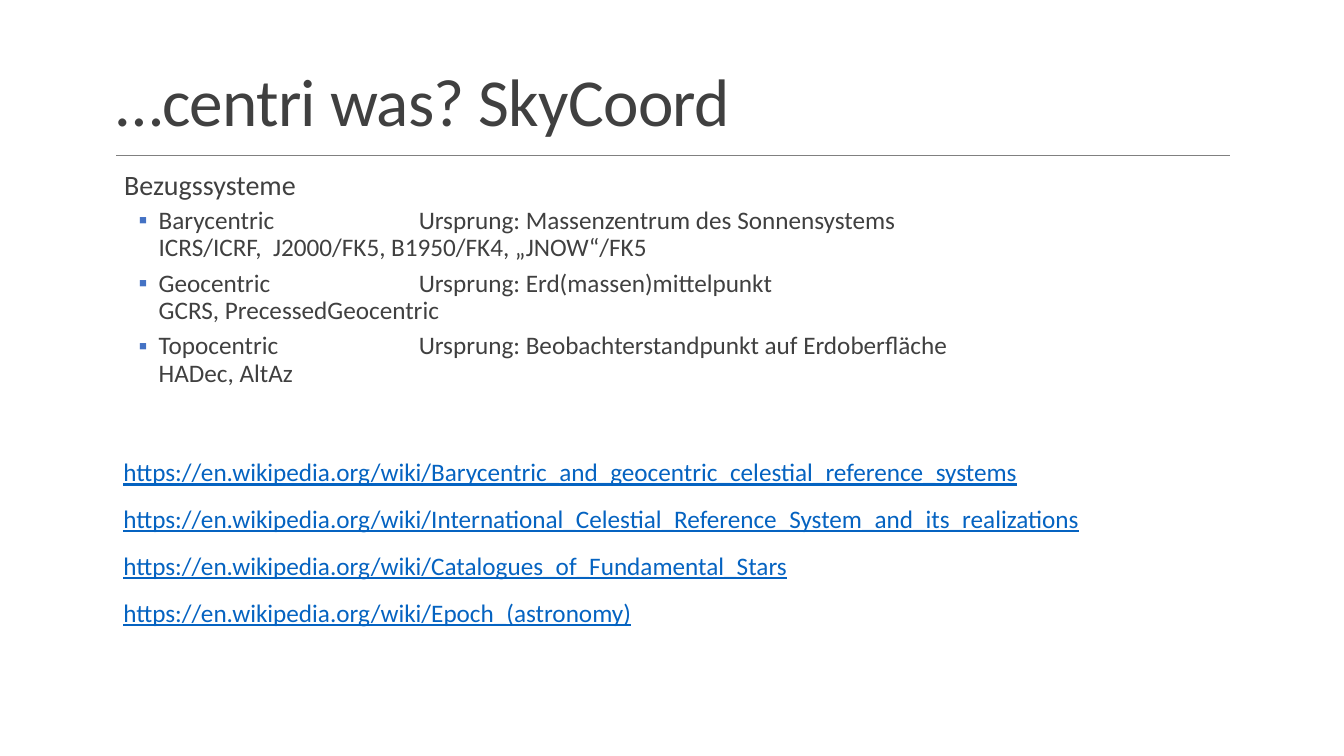
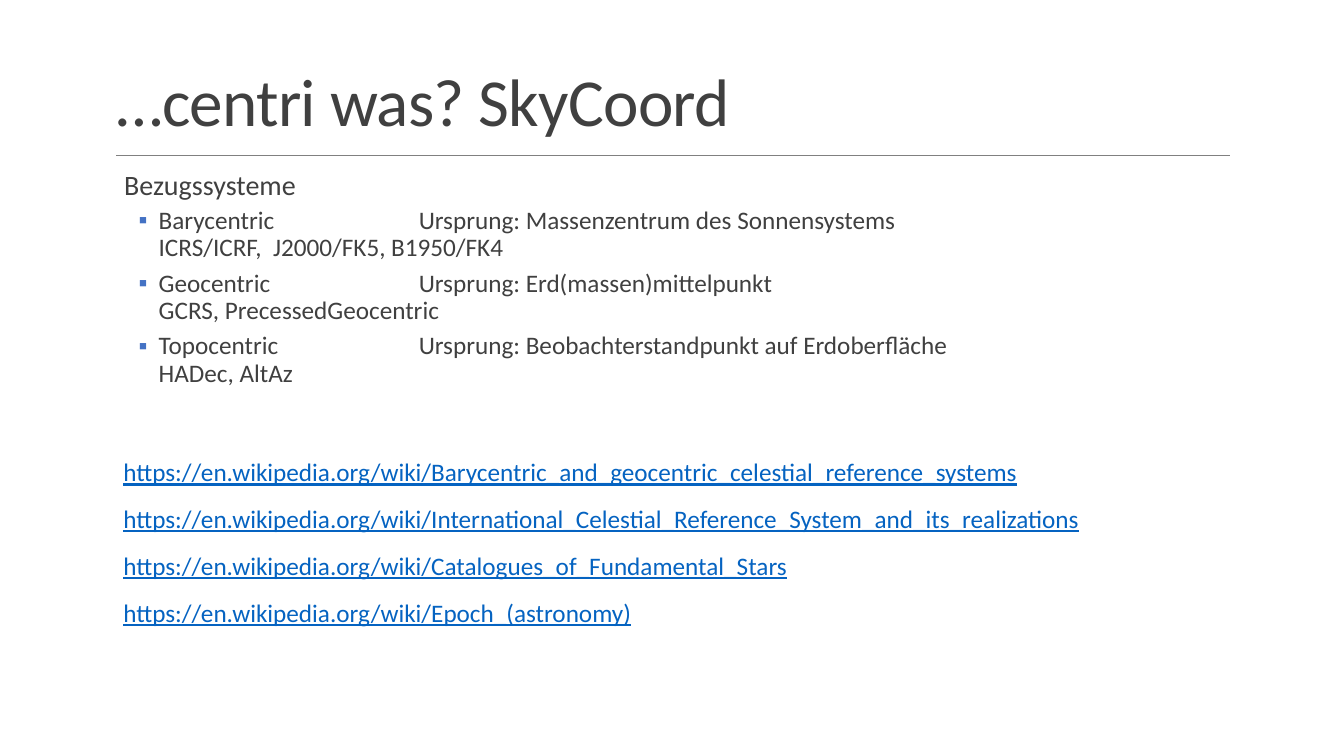
Before and after one commit to phtnnz/astropy-workbench, a slide deck: slide 7 of doc/Astropy-and-Friends.pptx. Drawn at 1344x756 pixels with LibreOffice and Linux fonts; fonts in the diff are those of the drawing; background and template pictures are left out. Boxes give left, top, right and bottom in pixels: in the first picture for what was removed or moved away, otherwise in the second. Text is boxed around its words. In the diff, an @@ line names an element or a change of style, - is before the commit and + after.

```diff
--- a/doc/Astropy-and-Friends.pptx
+++ b/doc/Astropy-and-Friends.pptx
@@ text at (159,211,895,259): text changed @@
-  ▪ Barycentric Ursprung: Massenzentrum des Sonnensystems
-    ICRS/ICRF, J2000/FK5, B1950/FK4, „JNOW“/FK5
+  ▪ Barycentric Ursprung: Massenzentrum des Sonnensystems
+    ICRS/ICRF, J2000/FK5, B1950/FK4
```
Also in this commit, not shown: 1 slide added.
